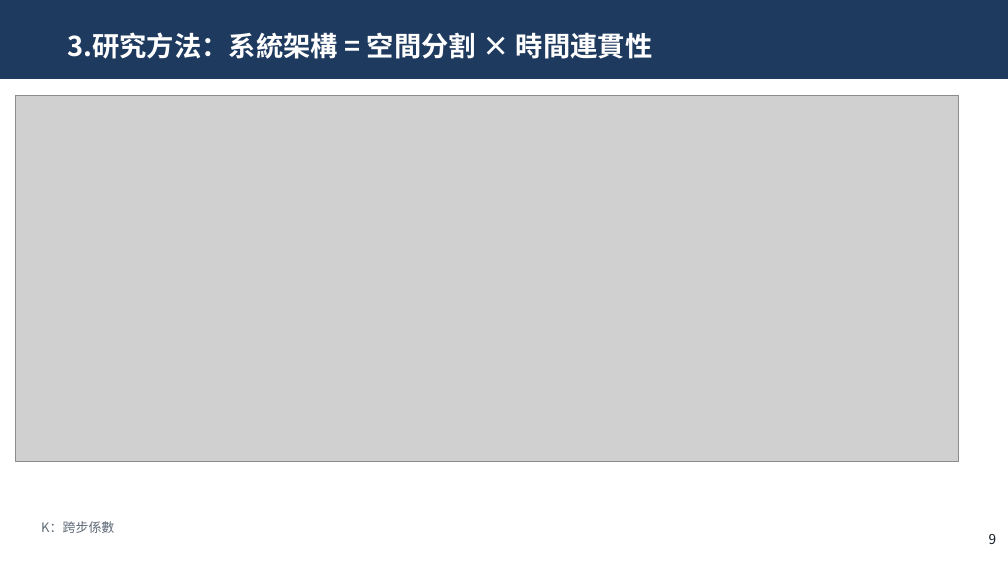
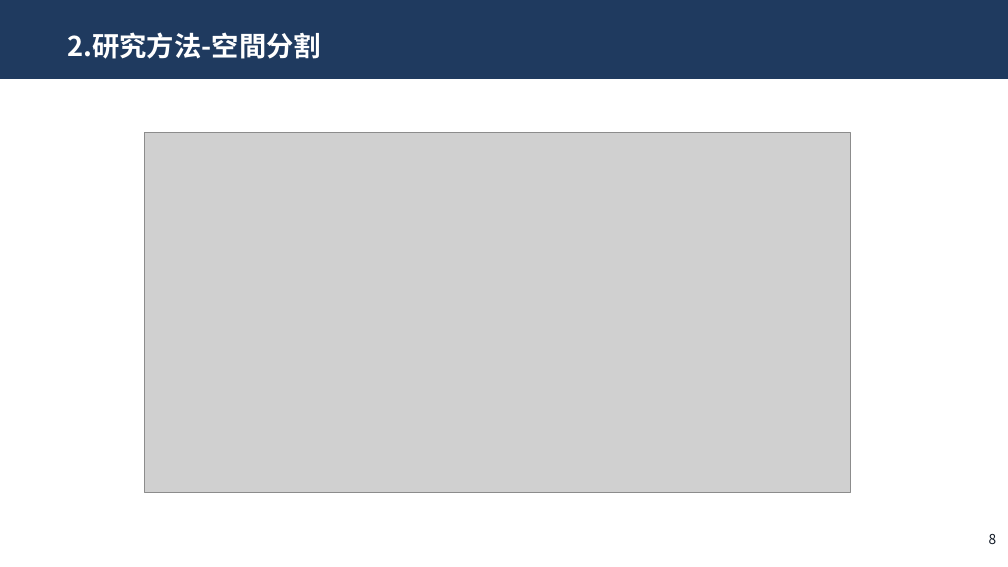
Before and after one commit to JasonYangCKSH/nbody_initial_project, a slide deck: slide 8 of 專題競賽/2. 口頭簡報/專題成果簡報.pptx (slide 9 before the commit). Drawn at 1008x567 pixels with LibreOffice and Linux fonts; fonts in the diff are those of the drawing; grey boxes stand for pictures. Boxes give left, top, right and bottom in pixels: in the first picture for what was removed or moved away, otherwise in the second. Text is boxed around its words. In the diff, an @@ line names an element or a change of style, - is before the commit and + after.

```diff
--- a/專題競賽/2. 口頭簡報/專題成果簡報.pptx
+++ b/專題競賽/2. 口頭簡報/專題成果簡報.pptx
@@ title at [67, 32, 321, 59]: text changed @@
-3.研究方法：系統架構 = 空間分割 × 時間連貫性
+2.研究方法-空間分割
@@ picture: place and size @@
-picture at [16, 96, 960, 462]
+picture at [144, 132, 851, 492]
@@ text removed at [41, 521, 114, 533] @@
-K：跨步係數
@@ page number at [989, 534, 997, 544]: text changed @@
-9
+8
```
Also in this commit, not shown: 11 other slides changed, 2 slides added, 5 slides removed.
